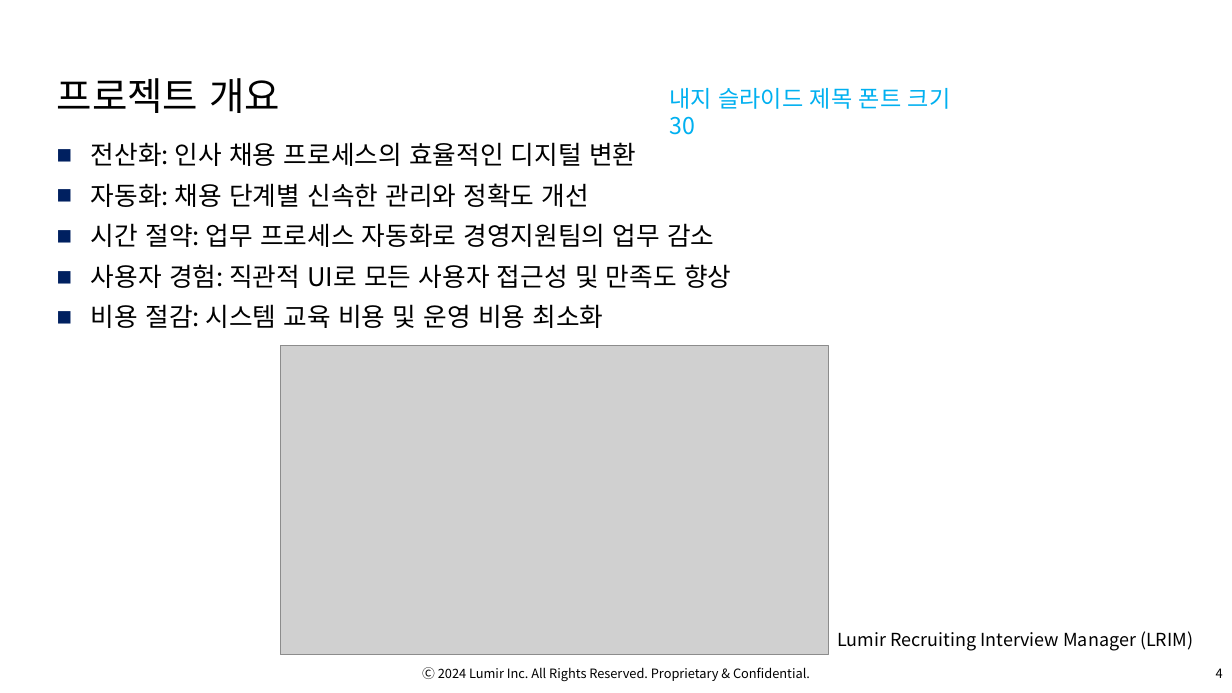
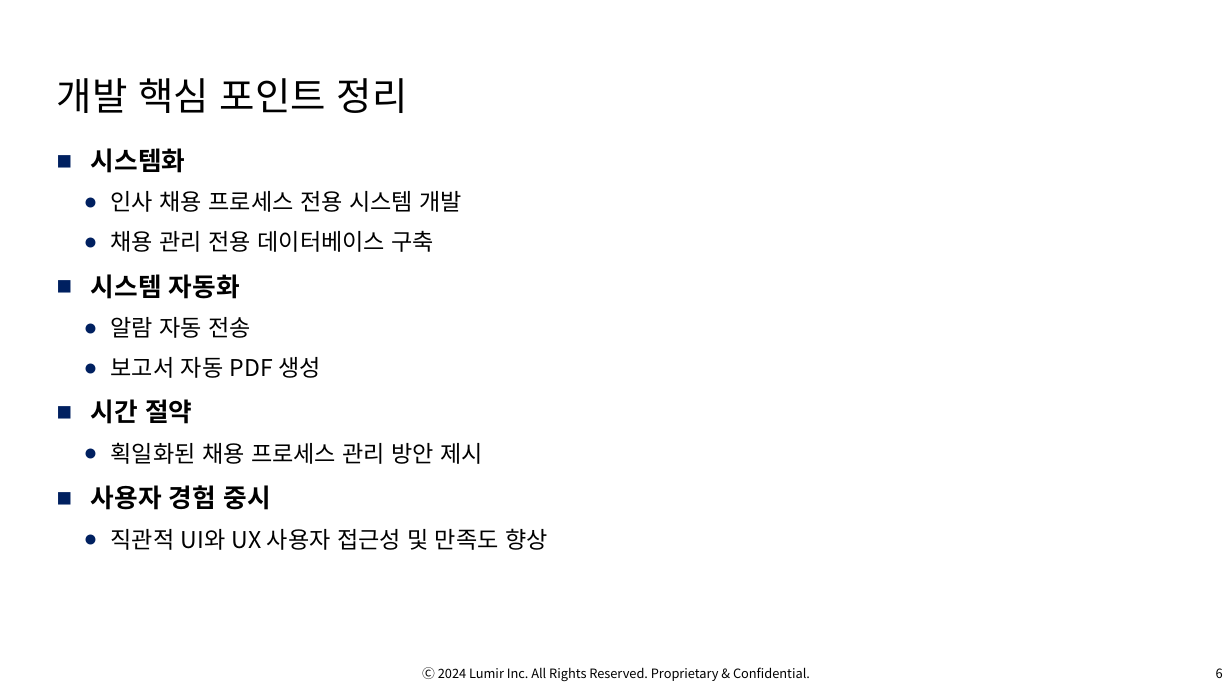
Before and after one commit to OsterRepository/OsterRepository, a slide deck: slide 7 of 기술 7부 김민수 성과 발표.pptx (slide 5 before the commit). Drawn at 1232x693 pixels with LibreOffice and Linux fonts; fonts in the diff are those of the drawing; grey boxes stand for pictures; background and template pictures are left out. Boxes give left, top, right and bottom in pixels: in the first picture for what was removed or moved away, otherwise in the second. Text is boxed around its words. In the diff, an @@ line names an element or a change of style, - is before the commit and + after.

```diff
--- a/기술 7부 김민수 성과 발표.pptx
+++ b/기술 7부 김민수 성과 발표.pptx
@@ title at bbox=[57, 78, 408, 113]: text changed @@
-프로젝트 개요
+개발 핵심 포인트 정리
@@ text removed at bbox=[669, 88, 951, 109] @@
-내지 슬라이드 제목 폰트 크기 30
@@ text at bbox=[91, 148, 548, 550]: text changed; size 20 to 18 pt @@
-■ 전산화: 인사 채용 프로세스의 효율적인 디지털 변환
-■ 자동화: 채용 단계별 신속한 관리와 정확도 개선
-■ 시간 절약: 업무 프로세스 자동화로 경영지원팀의 업무 감소
-■ 사용자 경험: 직관적 UI로 모든 사용자 접근성 및 만족도 향상
-■ 비용 절감: 시스템 교육 비용 및 운영 비용 최소화
+■ 시스템화
+  ● 인사 채용 프로세스 전용 시스템 개발
+  ● 채용 관리 전용 데이터베이스 구축
+■ 시스템 자동화
+  ● 알람 자동 전송
+  ● 보고서 자동 PDF 생성
+■ 시간 절약
+  ● 획일화된 채용 프로세스 관리 방안 제시
+■ 사용자 경험 중시
+  ● 직관적 UI와 UX 사용자 접근성 및 만족도 향상
@@ picture removed at bbox=[280, 346, 828, 655] @@
@@ text removed at bbox=[837, 631, 1193, 651] @@
-Lumir Recruiting Interview Manager (LRIM)
@@ page number at bbox=[1216, 668, 1223, 678]: text changed @@
-4
+6
```
Also in this commit, not shown: 15 other slides changed, 1 slide added, 3 slides removed, 1 other file.
